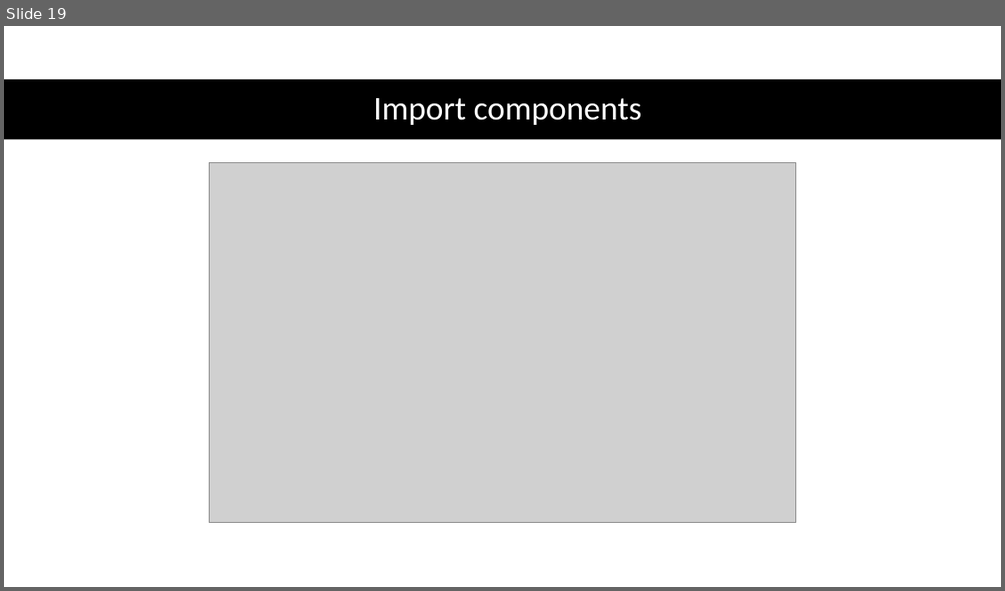
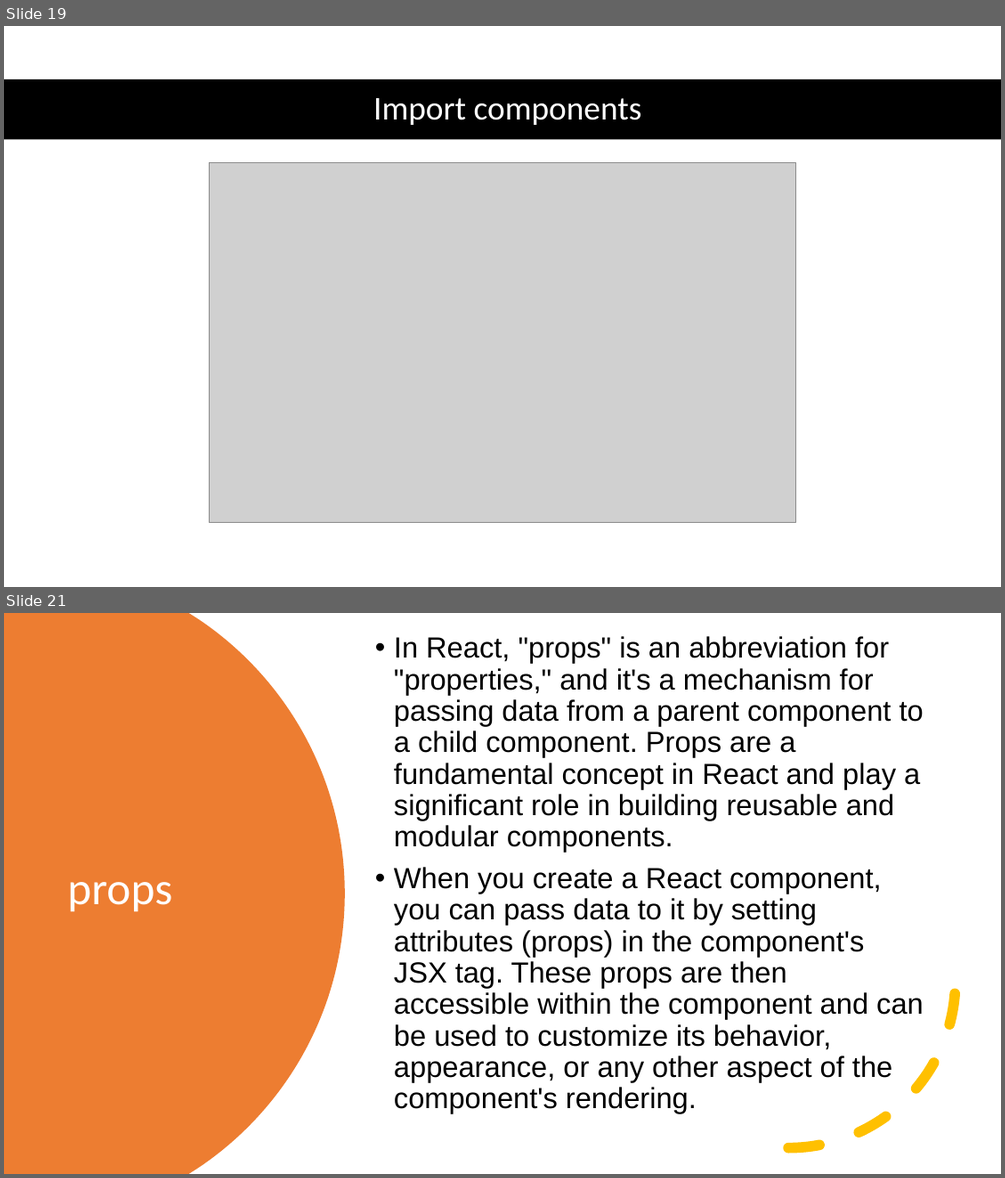
Before and after one commit to 1shaked/full-stack, a slide deck: 24ass/reactNext.pptx. Shown one above the other, each under a label of ours: slide 19 before the commit, slides 19 and 21 after it; the slides between them are not shown. The pictures are 1005x591 and 1005x1178 pixels, drawn with LibreOffice and Linux fonts; fonts in the diff are those of the drawing; grey boxes stand for pictures. Boxes give left, top, right and bottom in pixels: in the first picture for what was removed or moved away, otherwise in the second. Text is boxed around its words. In the diff, an @@ line names an element or a change of style, - is before the commit and + after.

Commit message:
react

```diff
--- a/24ass/reactNext.pptx
+++ b/24ass/reactNext.pptx
@@ slide 21 added at bbox=[4, 613, 1001, 1174], background #FFFFFF @@
@@ freeform shape added at bbox=[4, 613, 345, 1174], fill #ED7D31 @@
@@ text added at bbox=[394, 668, 923, 1113], 28 pt, text #000000 @@
+• In React, "props" is an abbreviation for "properties," and it's a mechanism for passing data from a parent component to a child component. Props are a fundamental concept in React and play a significant role in building reusable and modular components.
+• When you create a React component, you can pass data to it by setting attributes (props) in the component's JSX tag. These props are then accessible within the component and can be used to customize its behavior, appearance, or any other aspect of the component's rendering.
@@ arc (boxed as its full ellipse) added at bbox=[622, 814, 956, 1149], outline #FFC000 10 pt dashed @@
@@ title added at bbox=[67, 882, 172, 912], 44 pt, text #FFFFFF @@
+props
```
Also in this commit, not shown: 10 slides changed, 5 other slides added, 7 other files.
